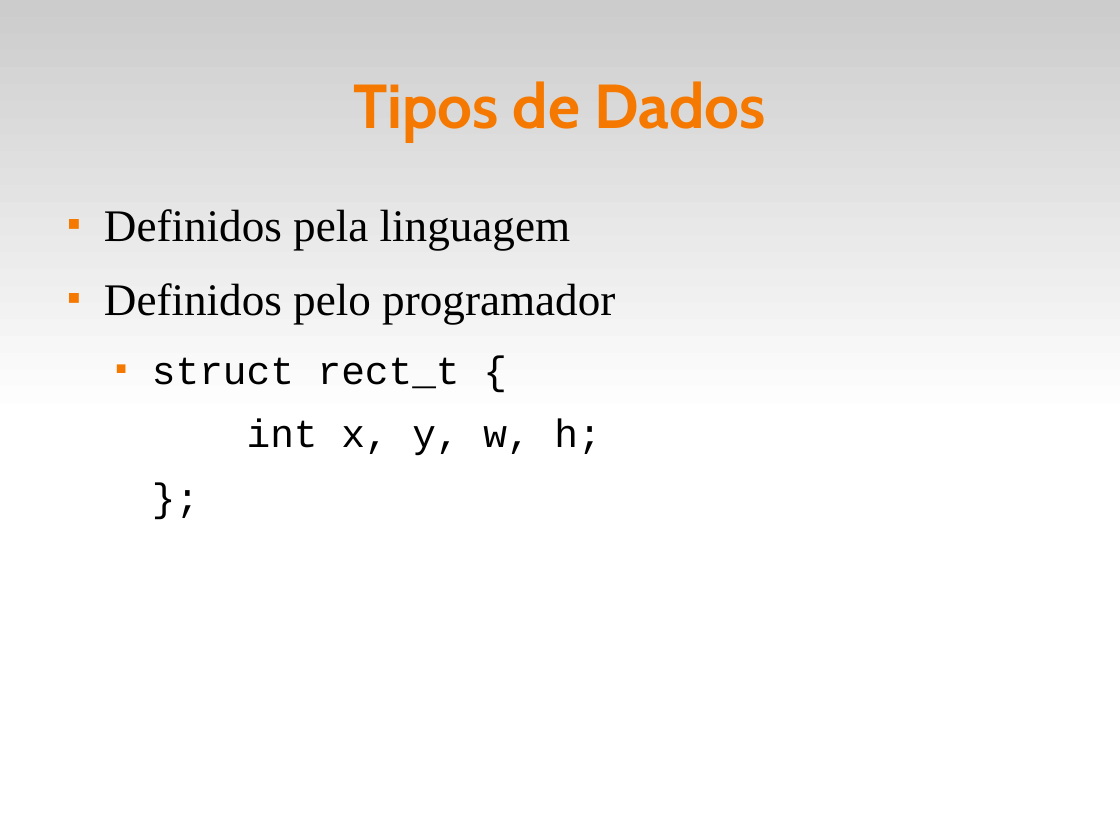
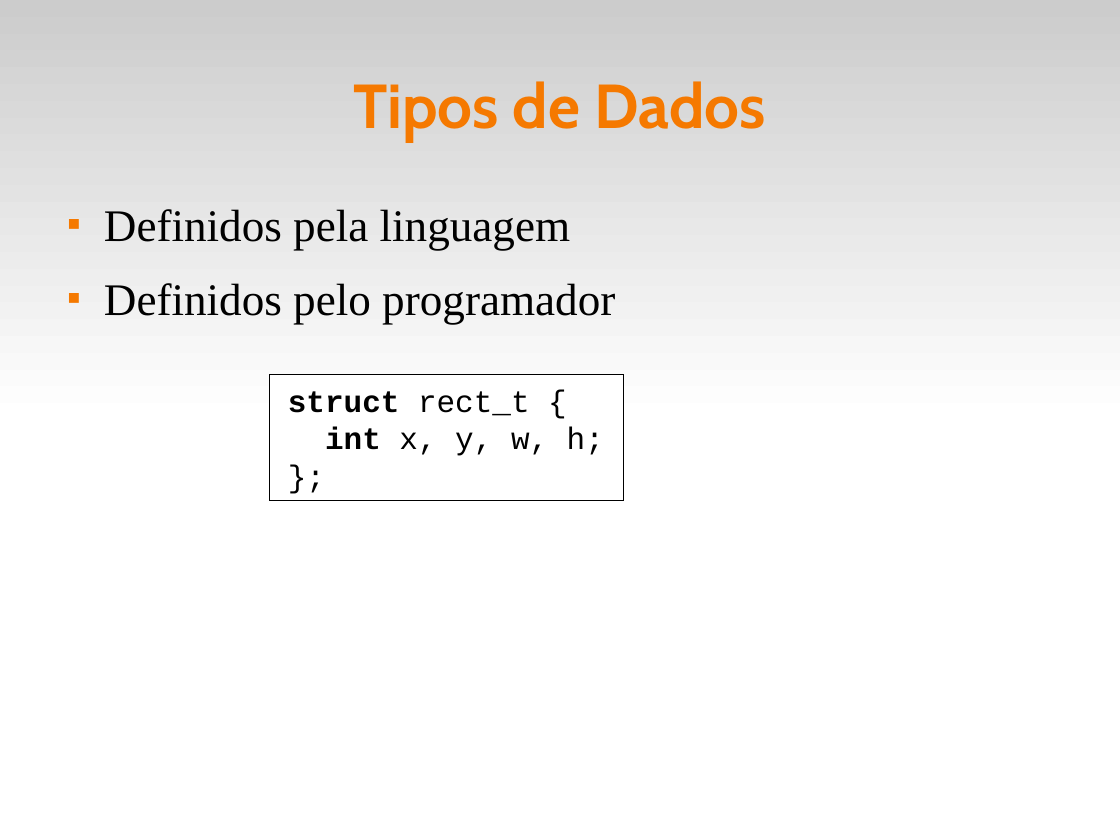
Before and after one commit to fsantanna-uerj/EDL, a slide deck: slide 4 of slides/edl-05-data.odp. Drawn at 1120x840 pixels with LibreOffice and Linux fonts; fonts in the diff are those of the drawing. Boxes give left, top, right and bottom in pixels: in the first picture for what was removed or moved away, otherwise in the second. Text is boxed around its words. In the diff, an @@ line names an element or a change of style, - is before the commit and + after.

```diff
--- a/slides/edl-05-data.odp
+++ b/slides/edl-05-data.odp
@@ text at [152,357,601,456]: paragraphs removed @@
-  ■ struct rect_t {
-  int x, y, w, h;
-  };
@@ rectangle added at [269,374,624,500], fill #FFFFFF, outline #000000 0 pt, 22 pt, text #000000 @@
+struct rect_t {
+int x, y, w, h;
+};
```
Also in this commit, not shown: 3 other slides changed, 9 slides added, 4 other files.
